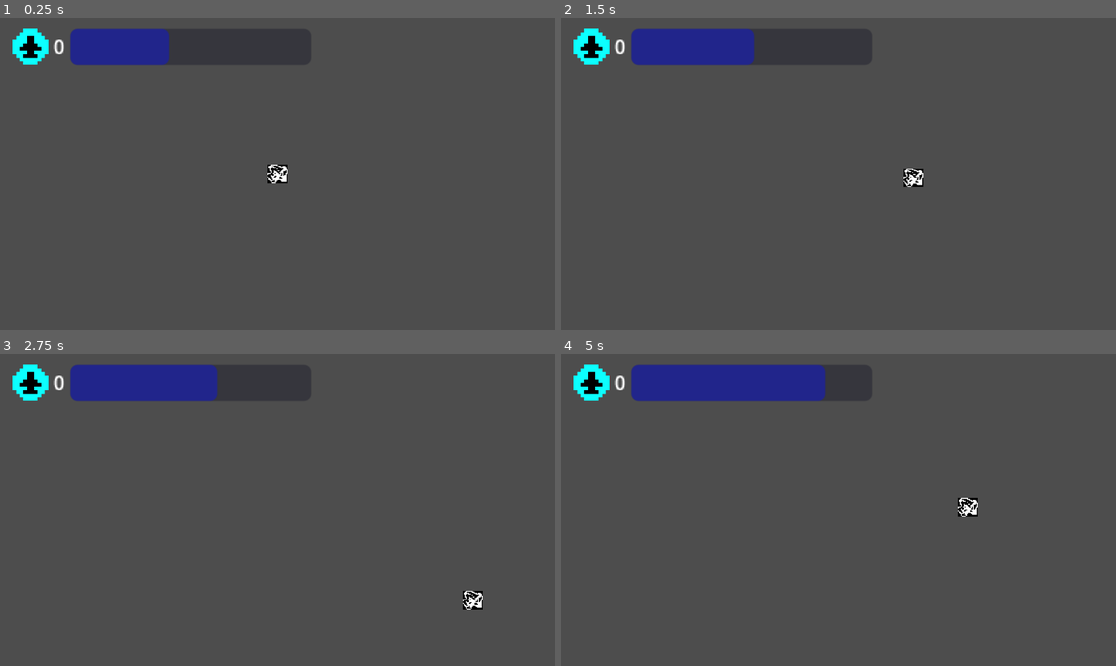
Above: before the commit, frames 1-4 (two rows, left to right).
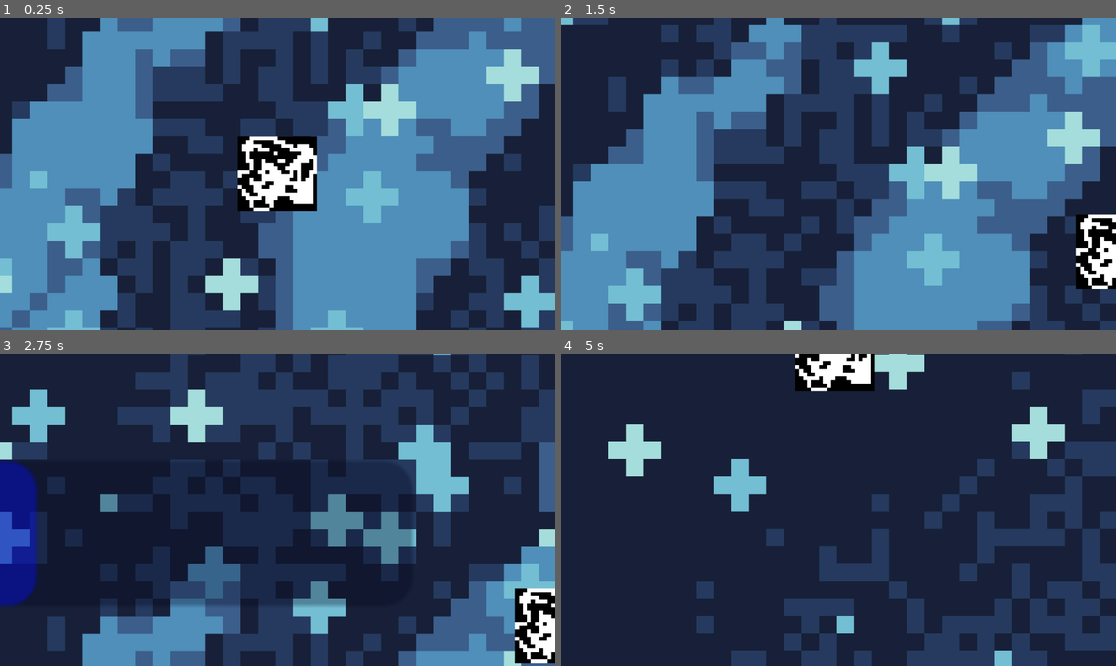
Above: after the commit, the same moments.

Repository: Starlogic-Studios/Game-Jam-2023
Game: Godot game, scene res://Levels/TestLevel.tscn
Same seed, same stepped clock (60 frames per second), same inputs: the game is played once before the commit and once after it.
Inputs:
- Up to frame 1 (0.25 s): no input
- Up to frame 2 (1.5 s): hold D (right) 0.53-1.28 s; hold S (down) from 1.28 s (still down)
- Up to frame 3 (2.75 s): release S (down) at 2.03 s; hold D (right) from 2.03 s (still down)
- Up to frame 4 (5 s): release D (right) at 2.78 s; hold W (up) 2.78-3.53 s; hold A (left) from 3.53 s (still down)

The runs differ from the first frame. In frame 1, 100% of the frame differs, in the area x 0-100%, y 0-100%; in frame 2, 100%; in frame 3, 100%; in frame 4, 100%.

Commit message:
camera follows and bounding box follows, just is zoomed in

Diff:
--- a/Character/PlayerTopDown.gd
+++ b/Character/PlayerTopDown.gd
@@ -1,14 +1,15 @@
+# Player script
 extends CharacterBody2D
 
-@onready var massbar = get_node("/root/TestLevel/HUD/StatusBars/DisplayContainer/ResourceDisplay/massbar")
-@onready var camera = $Camera2D
+@onready var massbar = get_node("/root/TestLevel/Camera2D/HUD/StatusBars/DisplayContainer/ResourceDisplay/massbar")
+@onready var camera = get_node("/root/TestLevel/Camera2D")
 
 @export var max_speed = 600
 @export var accel = 1500
 @export var friction = 600
 @export var rebound = 300
-@export var mass : float = 40
-@export var speed : float = 0
+@export var characterMass : float = 40
+@export var characterVelocity : float = 1
 
 var input = Vector2.ZERO
 
@@ -40,30 +41,29 @@
 
 #For updating status_bar
 func update_ui():
-	massbar.value = mass
+	massbar.value = characterMass
 
 func _on_mass_test_timer_timeout():
-	if mass < 100:
-		mass += 10
-		if mass > 100:
-			mass = 100
-	if mass <= 0:
-		mass = 0
+	if characterMass < 100:
+		characterMass += 10
+		if characterMass > 100:
+			characterMass = 100
+	if characterMass <= 0:
+		characterMass = 0
 
-func keep_player_in_viewport(delta):
-	var viewport_rect = get_viewport_rect()
-	var new_rect = viewport_rect
-	new_rect.size.x *= 2
-	new_rect.size.y *= 2
-	new_rect.position.x -= viewport_rect.size.x * 2
-	new_rect.position.y -= viewport_rect.size.y * 2
-	print(position.x, ", ", position.y)
-	print(new_rect)
-	if position.x < new_rect.position.x:
-		velocity.x = rebound
-	elif position.x > new_rect.size.x:
-		velocity.x = -rebound
-	if position.y < new_rect.position.y:
-		velocity.y = rebound
-	elif position.y > new_rect.size.y:
-		velocity.y = -rebound
+func keep_player_in_viewport(_delta):
+	var screen_center = camera.position + camera.offset
+	var screen_size = get_viewport_rect().size
+	var left_bound = screen_center.x - screen_size.x / 2
+	var right_bound = screen_center.x + screen_size.x / 2
+	var top_bound = screen_center.y - screen_size.y / 2
+	var bottom_bound = screen_center.y + screen_size.y / 2
+
+	if position.x < left_bound:
+		position.x = left_bound
+	elif position.x > right_bound:
+		position.x = right_bound
+	if position.y < top_bound:
+		position.y = top_bound
+	elif position.y > bottom_bound:
+		position.y = bottom_bound
--- a/Levels/TestLevel.gd
+++ b/Levels/TestLevel.gd
@@ -11,7 +11,7 @@
 
 
 # Called every frame. 'delta' is the elapsed time since the previous frame.
-func _process(delta):
+func _process(_delta):
 	while camera.position.y > -1000:
 		await get_tree().create_timer(0.3).timeout  # Wait for 2 seconds
-		camera.position.y -= player.speed
+		camera.position.y -= player.characterVelocity
--- a/Levels/TestLevel.tscn
+++ b/Levels/TestLevel.tscn
@@ -1,33 +1,40 @@
-[gd_scene load_steps=5 format=3 uid="uid://cep3jwpwxg45x"]
+[gd_scene load_steps=6 format=3 uid="uid://cep3jwpwxg45x"]
 
 [ext_resource type="Script" path="res://Levels/TestLevel.gd" id="1_5ygki"]
 [ext_resource type="PackedScene" uid="uid://dbljsro02oruk" path="res://UI/status_bars.tscn" id="1_f2ce5"]
 [ext_resource type="PackedScene" uid="uid://brvrl72ko2m6m" path="res://Character/character_body_2d.tscn" id="1_iov7f"]
 [ext_resource type="Script" path="res://Character/PlayerTopDown.gd" id="2_3aj61"]
+[ext_resource type="Texture2D" uid="uid://tpfqau2gpnq6" path="res://Assets/Our/background1 (blue).png" id="5_hrsru"]
 
 [node name="TestLevel" type="Node2D"]
 script = ExtResource("1_5ygki")
 
-[node name="HUD" type="CanvasLayer" parent="."]
+[node name="TextureRect" type="TextureRect" parent="."]
+offset_left = -2336.0
+offset_top = -31120.0
+offset_right = 2328.0
+offset_bottom = 1441.0
+texture = ExtResource("5_hrsru")
+
+[node name="Player" parent="." instance=ExtResource("1_iov7f")]
+script = ExtResource("2_3aj61")
+max_speed = 1000
+
+[node name="Camera2D" type="Camera2D" parent="."]
+process_callback = 0
+position_smoothing_enabled = true
+
+[node name="HUD" type="CanvasLayer" parent="Camera2D"]
 follow_viewport_enabled = true
 follow_viewport_scale = 2.0
 
-[node name="StatusBars" parent="HUD" instance=ExtResource("1_f2ce5")]
+[node name="StatusBars" parent="Camera2D/HUD" instance=ExtResource("1_f2ce5")]
 offset_left = -1150.0
 offset_top = -653.0
 offset_right = -689.0
 offset_bottom = -394.0
 metadata/_edit_use_anchors_ = true
 
-[node name="Player" parent="." instance=ExtResource("1_iov7f")]
-script = ExtResource("2_3aj61")
-max_speed = 1000
-
-[node name="Camera2D" type="Camera2D" parent="."]
-zoom = Vector2(0.25, 0.25)
-process_callback = 0
-position_smoothing_enabled = true
-
 [node name="mass_test_timer" type="Timer" parent="."]
 autostart = true
 
Not shown, added: Assets/Our/Earth Explode -Sheet.png.import
Not shown, added: Assets/Our/Mercury Explode-Sheet.png.import
Not shown, added: Assets/Our/Mercury Explosion-Sheet.png.import
Not shown, added: Assets/Our/Venus Explode-Sheet.png.import
Not shown, added: Assets/Our/background1 (blue).png.import
Not shown, added: Assets/Our/background1 (red).png.import
Not shown, added: Assets/Our/background1 (yellow).png.import
Not shown, added: Assets/Our/boost-Sheet.png.import
